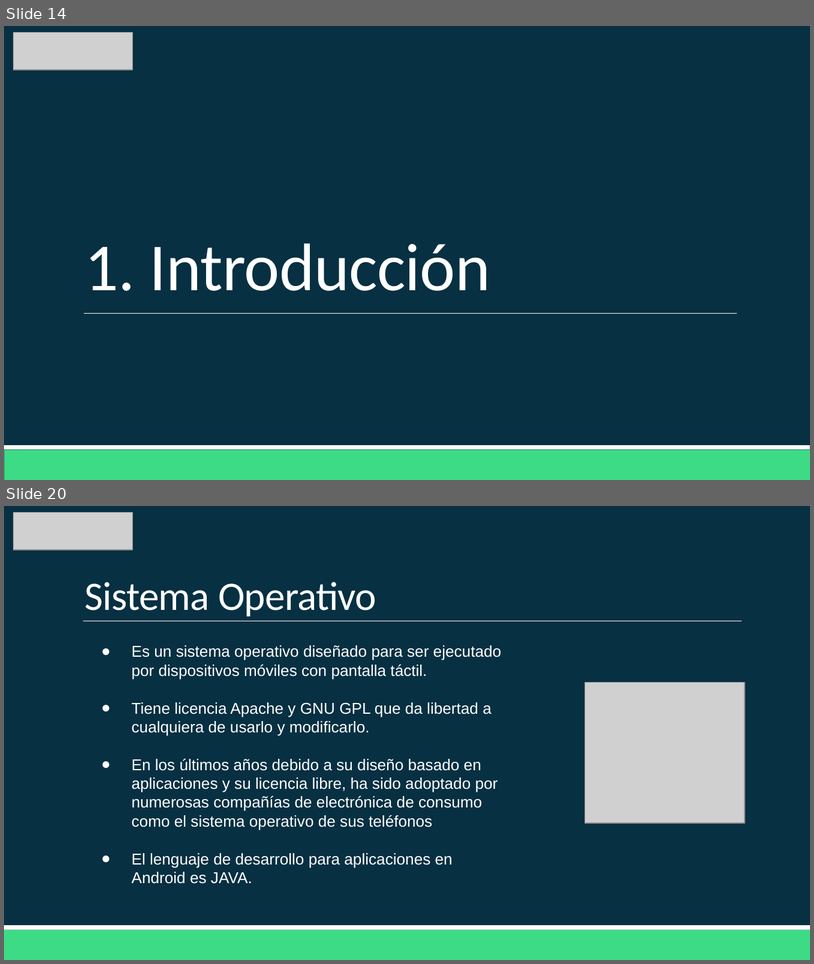
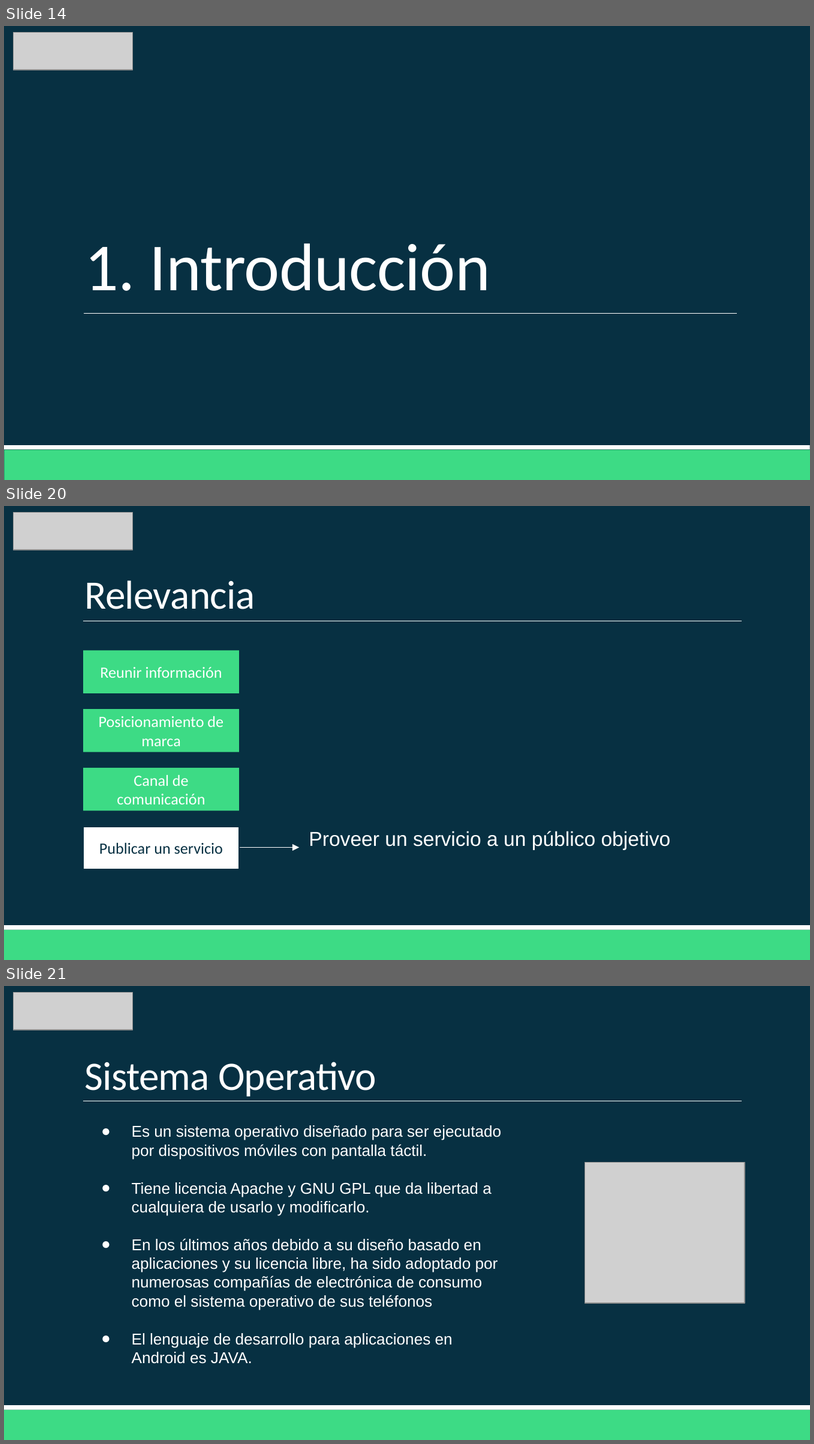
Before and after one commit to Domiciano/AppMoviles202, a slide deck: Semana 1/Clase 1 - Diagramación.pptx. Shown one above the other, each under a label of ours: slides 14 and 20 before the commit, slides 14, 20 and 21 after it; the slides between them are not shown. The pictures are 814x964 and 814x1444 pixels, drawn with LibreOffice and Linux fonts; fonts in the diff are those of the drawing; grey boxes stand for pictures. Boxes give left, top, right and bottom in pixels: in the first picture for what was removed or moved away, otherwise in the second. Text is boxed around its words. In the diff, an @@ line names an element or a change of style, - is before the commit and + after.

```diff
--- a/Semana 1/Clase 1 - Diagramación.pptx
+++ b/Semana 1/Clase 1 - Diagramación.pptx
@@ slide 20 added at box(4, 506, 810, 960), background #073042; not listed: 3 template elements that a slide beside it also shows @@
@@ picture added at box(14, 513, 133, 550) @@
@@ title added at box(84, 580, 255, 609), 36 pt, text #FFFFFF @@
+Relevancia
@@ rectangle added at box(83, 651, 239, 693), fill #3DDB85, 14 pt, text #FFFFFF @@
+Reunir información
@@ rectangle added at box(83, 709, 239, 752), fill #3DDB85, 14 pt, text #FFFFFF @@
+Posicionamiento de marca
@@ rectangle added at box(83, 767, 239, 810), fill #3DDB85, 14 pt, text #FFFFFF @@
+Canal de comunicación
@@ rectangle added at box(83, 826, 239, 869), fill #FFFFFF, outline #073042 1.25 pt, 14 pt, text #073042 @@
+Publicar un servicio
@@ arrow added from (239, 847) to (299, 847), #FFFFFF 1 pt @@
@@ text added at box(309, 831, 671, 849), 18 pt, text #FFFFFF @@
+Proveer un servicio a un público objetivo
@@ what was slide 20 is now slide 21 @@
```
Also in this commit, not shown: 5 slides changed, 1 other file.
